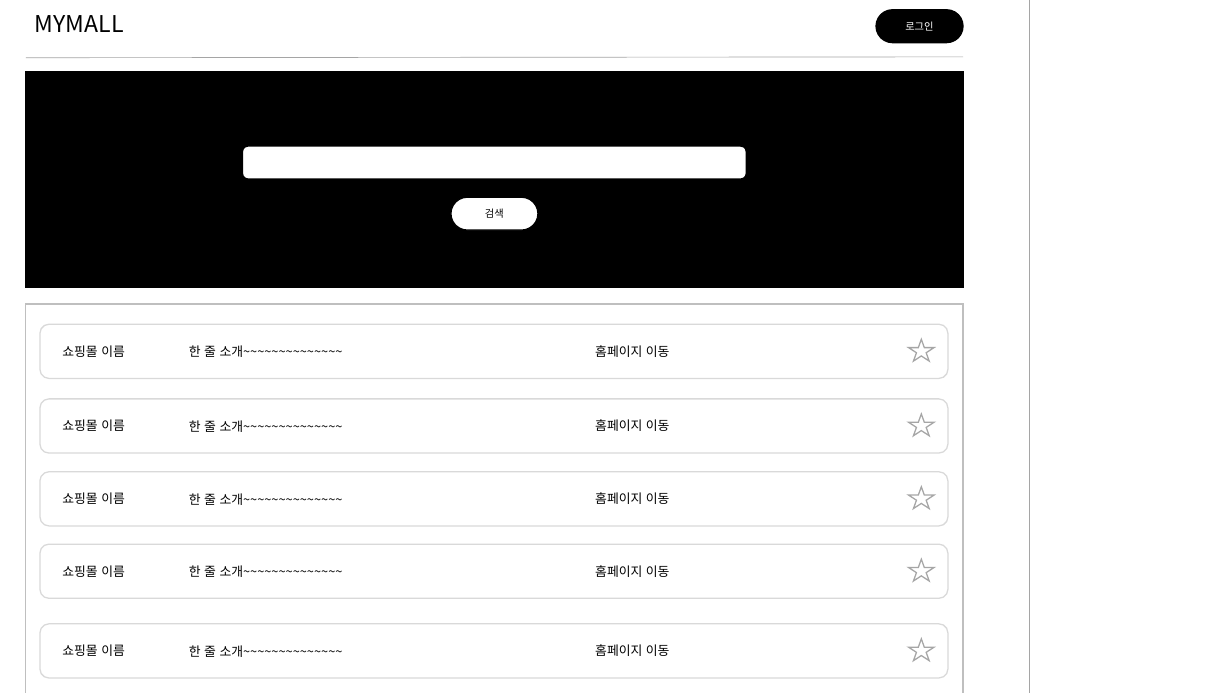
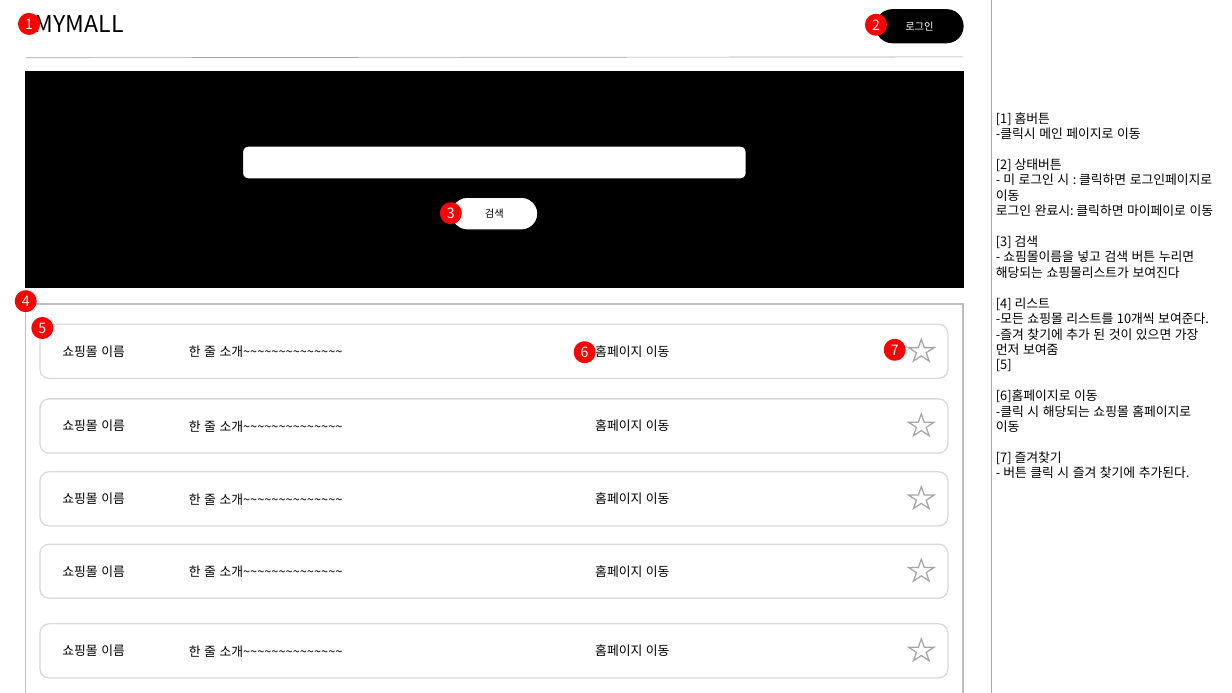
Before and after one commit to Hongsomang/mymall, a slide deck: slide 5 of document/design/MYMALL(쇼핑리스트)_스토리보드.pptx. Drawn at 1232x693 pixels with LibreOffice and Linux fonts; fonts in the diff are those of the drawing. Boxes give left, top, right and bottom in pixels: in the first picture for what was removed or moved away, otherwise in the second. Text is boxed around its words. In the diff, an @@ line names an element or a change of style, - is before the commit and + after.

```diff
--- a/document/design/MYMALL(쇼핑리스트)_스토리보드.pptx
+++ b/document/design/MYMALL(쇼핑리스트)_스토리보드.pptx
@@ ellipse added at bbox=[18, 13, 41, 35], fill #FF0000, 11 pt, text #FFFFFF @@
+1
@@ ellipse added at bbox=[865, 14, 887, 36], fill #FF0000, 11 pt, text #FFFFFF @@
+2
@@ line moved from (1030, 0) - (1030, 693) to (992, 0) - (992, 693) @@
@@ text added at bbox=[996, 112, 1214, 478], 10 pt, text #000000 @@
+[1] 홈버튼
+-클릭시 메인 페이지로 이동
+[2] 상태버튼
+- 미 로그인 시 : 클릭하면 로그인페이지로 이동
+로그인 완료시: 클릭하면 마이페이로 이동
+[3] 검색
+- 쇼핌몰이름을 넣고 검색 버튼 누리면 해당되는 쇼핑몰리스트가 보여진다
+[4] 리스트
+-모든 쇼핑몰 리스트를 10개씩 보여준다.
+-즐겨 찾기에 추가 된 것이 있으면 가장 먼저 보여줌
+[5]
+[6]홈페이지로 이동
+-클릭 시 해당되는 쇼핑몰 홈페이지로 이동
+[7] 즐겨찾기
+- 버튼 클릭 시 즐겨 찾기에 추가된다.
@@ ellipse added at bbox=[440, 202, 462, 225], fill #FF0000, 11 pt, text #FFFFFF @@
+3
@@ ellipse added at bbox=[15, 290, 37, 312], fill #FF0000, 11 pt, text #FFFFFF @@
+4
@@ ellipse added at bbox=[31, 317, 54, 339], fill #FF0000, 11 pt, text #FFFFFF @@
+5
@@ ellipse added at bbox=[574, 341, 596, 363], fill #FF0000, 11 pt, text #FFFFFF @@
+6
@@ ellipse added at bbox=[884, 339, 907, 361], fill #FF0000, 11 pt, text #FFFFFF @@
+7
```
Also in this commit, not shown: 15 other slides changed, 3 slides added, 2 slides removed.
